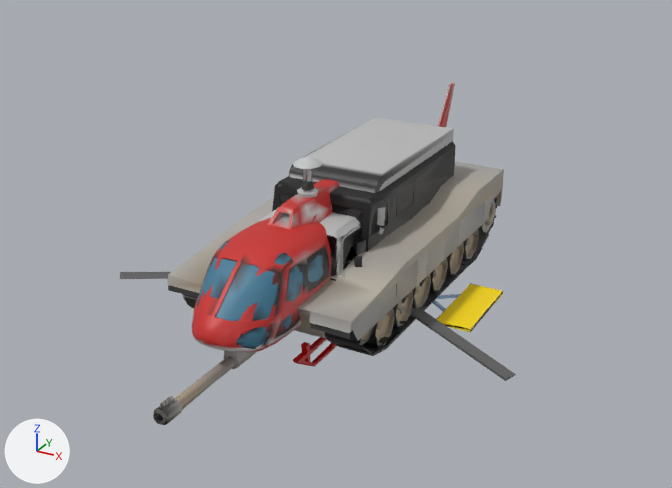
What one commit did to the glTF model games/260-neon-nightcity/blender/out/traffic.glb.
Both versions are drawn from a 50 mm camera at (8.63, -16.56, 9.04) aimed at (-0.16, -0.6, 1.05). The lights are fixed; the arrows at lower left show +X, +Y and +Z. The first picture is the older version. Where no turn or scale is listed for an object, it has been applied to the vertices.

In view in the first picture: 'heli', 'heli_far', 'heli_rotor', 'lct', 'lct_far', 'md84', 'md84_far', 'spike', 'tank', 'tank_far', 'tank_turret' and 1 more.
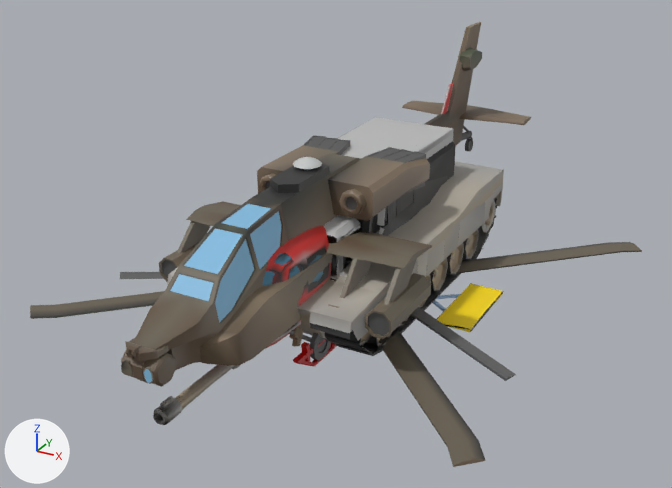
What differs and where, as boxes [x1, y1, x2, y2] in the pictures (672 x 488 px):
'gunship', added
    after: [121, 22, 531, 387]
'gunship_rotor', added (mostly hidden)
    after: [30, 242, 642, 467]
'heli', unchanged, covered by the edit
    before: [192, 83, 455, 367]
    after: [262, 83, 453, 367]
'md84', unchanged, covered by the edit
    before: [272, 141, 456, 281]
    after: [331, 141, 456, 281]
'lct', unchanged, covered by the edit
    before: [258, 121, 454, 276]
    after: [324, 121, 454, 276]
'heli_far', unchanged, covered by the edit
    before: [192, 88, 454, 366]
    after: [266, 105, 449, 366]

Diff of the bpy script that builds the scene:
```diff
--- a/games/260-neon-nightcity/blender/out/traffic.glb.py
+++ b/games/260-neon-nightcity/blender/out/traffic.glb.py
@@ mat_defaultmaterial_056 @@
+mat_defaultmaterial_056 = bpy.data.materials.new('DefaultMaterial.056')
+mat_defaultmaterial_056.use_nodes = True; mat_defaultmaterial_056.node_tree.nodes.clear()
+_N = mat_defaultmaterial_056.node_tree.nodes; _L = mat_defaultmaterial_056.node_tree.links
+n0 = _N.new('ShaderNodeOutputMaterial'); n0.name = 'Material Output'
+n1 = _N.new('ShaderNodeBsdfPrincipled'); n1.name = 'Principled BSDF'
+n2 = _N.new('ShaderNodeVertexColor'); n2.name = 'Color Attribute'
+_L.new(n1.outputs[0], n0.inputs[0])  # 'BSDF' to 'Surface'
+_L.new(n2.outputs[0], n1.inputs[0])  # 'Color' to 'Base Color'
@@ mat_defaultmaterial_055 @@
+mat_defaultmaterial_055 = bpy.data.materials.new('DefaultMaterial.055')
+mat_defaultmaterial_055.use_nodes = True; mat_defaultmaterial_055.node_tree.nodes.clear()
+_N = mat_defaultmaterial_055.node_tree.nodes; _L = mat_defaultmaterial_055.node_tree.links
+n0 = _N.new('ShaderNodeOutputMaterial'); n0.name = 'Material Output'
+n1 = _N.new('ShaderNodeBsdfPrincipled'); n1.name = 'Principled BSDF'
+n2 = _N.new('ShaderNodeVertexColor'); n2.name = 'Color Attribute'
+_L.new(n1.outputs[0], n0.inputs[0])  # 'BSDF' to 'Surface'
+_L.new(n2.outputs[0], n1.inputs[0])  # 'Color' to 'Base Color'
@@ me_gunship_rotor @@
+me_gunship_rotor.from_pydata(...)  # 152 vertices, 284 faces; spans x -5.26..5.26, y -5.26..5.26, z -0.35..0.35
+me_gunship_rotor.materials.append(mat_defaultmaterial_056)
@@ me_gunship @@
+me_gunship.from_pydata(...)  # 1729 vertices, 3316 faces; spans x -2.56..2.56, y -7.18..7.18, z -2.27..2.27
+me_gunship.materials.append(mat_defaultmaterial_055)
@@ ob_gunship_rotor @@
+ob_gunship_rotor = bpy.data.objects.new('gunship_rotor', me_gunship_rotor)
+ob_gunship_rotor.location = (0.0, 0.0, 0.0)
@@ ob_gunship @@
+ob_gunship = bpy.data.objects.new('gunship', me_gunship)
+ob_gunship.location = (0.0, -0.16, 2.27)
```
